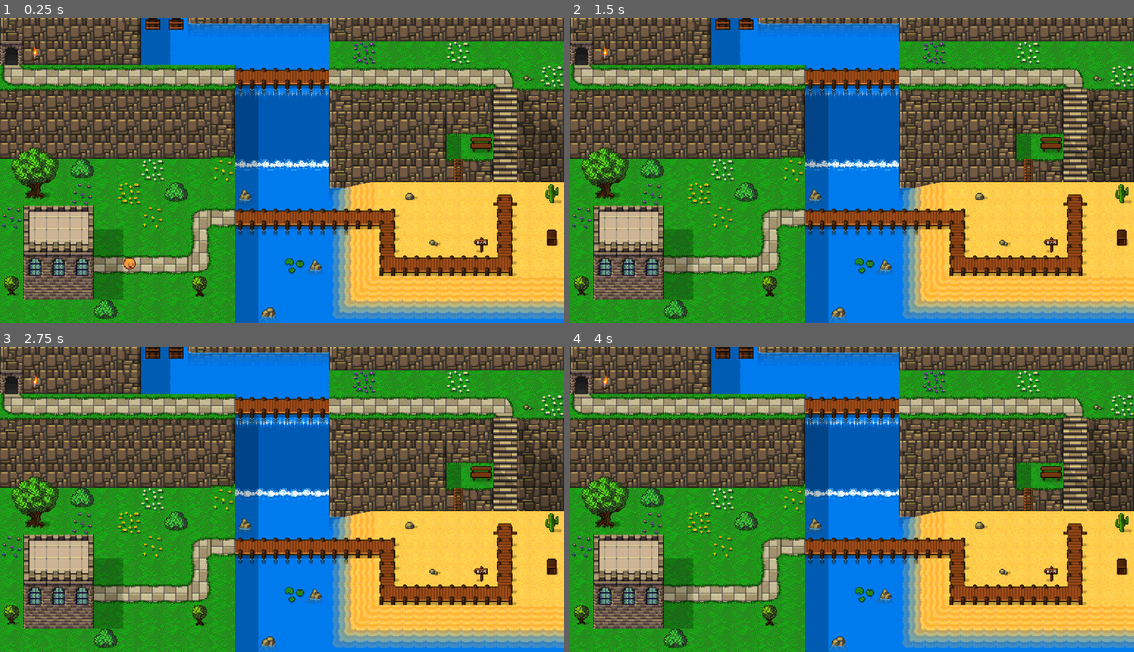
Above: before the commit, frames 1-4 (two rows, left to right).
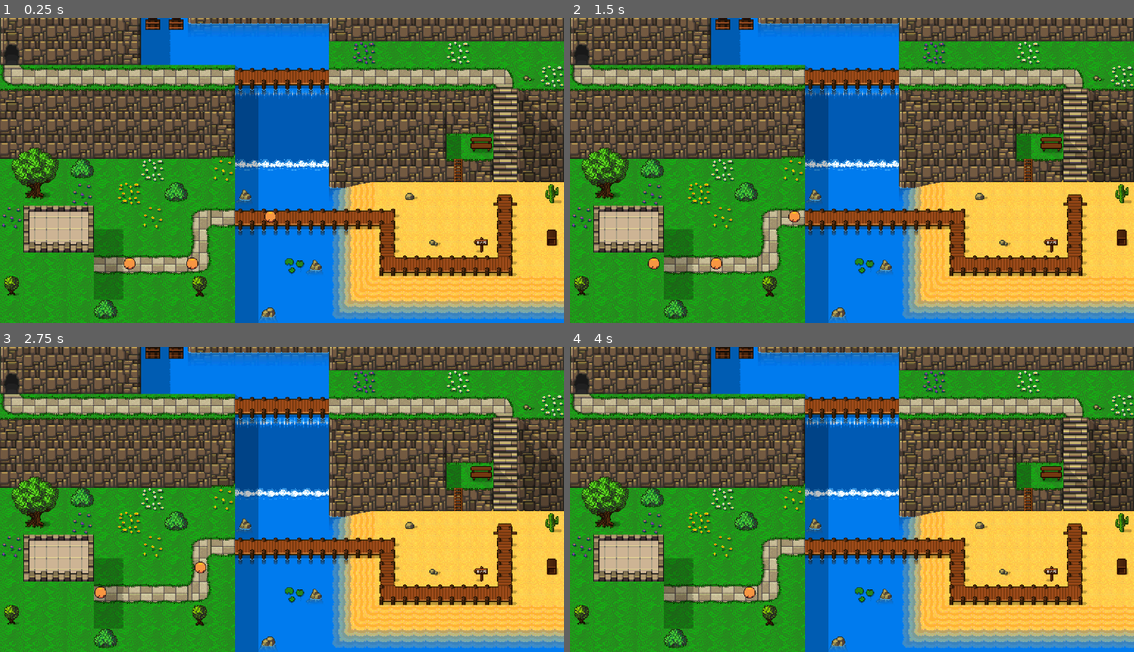
Above: after the commit, the same moments.

Repository: RoboFox031/Citadel-Clash
Game: Godot game, scene res://Scenes/level_1.tscn
Two runs of this game, one before a commit and one after it. Both use one fixed random seed, a clock stepped at 60 frames per second and the inputs below.
Inputs:
- Up to frame 1 (0.25 s): no input
- Up to frame 2 (1.5 s): no input
- Up to frame 3 (2.75 s): no input
- Up to frame 4 (4 s): no input

The runs differ from the first frame. In frame 1, 2.2% of the frame differs, in the area x 0-49%, y 7-93%; in frame 2, 2.2%; in frame 3, 2.2%, in the area x 0-37%, y 7-93%; in frame 4, 2.2%.

Commit message:
Finished Enemy Objective

Diff:
--- a/Scenes/level_1.tscn
+++ b/Scenes/level_1.tscn
@@ -1061,6 +1061,7 @@
 tile_set = SubResource("TileSet_htfnq")
 
 [node name="foreground" type="TileMapLayer" parent="Map"]
+visible = false
 z_index = 1
 y_sort_enabled = true
 tile_map_data = PackedByteArray("AAD+/wYAAAAkAAQAAAD//wUAAAApABMAAAD//wYAAAAlAAQAAAAAAAUAAAAqABMAAAAAAAYAAAAmAAQAAAD+/wUAAAAoABMAAAD+//z/AAAgABUAAAD9//z/AAAvAAUAAAD9//v/AAAAAAwAAAA=")
@@ -1070,12 +1071,22 @@
 position = Vector2(288, 48)
 zoom = Vector2(1.5, 1.5)
 
-[node name="Path2D" type="Path2D" parent="."]
+[node name="mainPath" type="Path2D" parent="."]
 curve = SubResource("Curve2D_uug4a")
 
-[node name="weakEnemy" parent="Path2D" instance=ExtResource("2_p4mvo")]
+[node name="weakEnemy" parent="mainPath" instance=ExtResource("2_p4mvo")]
 position = Vector2(93.1502, 184)
 progress = 1617.85
+rotates = false
+
+[node name="weakEnemy2" parent="mainPath" instance=ExtResource("2_p4mvo")]
+position = Vector2(284.599, 120)
+progress = 1362.4
+rotates = false
+
+[node name="weakEnemy3" parent="mainPath" instance=ExtResource("2_p4mvo")]
+position = Vector2(177.125, 182.904)
+progress = 1532.7
 rotates = false
 
 [node name="TurnControllersAll" type="Node2D" parent="."]
--- a/Scenes/weak_enemy.tscn
+++ b/Scenes/weak_enemy.tscn
@@ -91,7 +91,7 @@
 sprite_frames = SubResource("SpriteFrames_erwhg")
 animation = &"Down"
 autoplay = "Down"
-frame_progress = 0.0857758
+frame_progress = 0.776049
 flip_h = true
 
 [node name="CollisionShape2D" type="CollisionShape2D" parent="Enemy"]
--- a/Scripts/enemy_objective.gd
+++ b/Scripts/enemy_objective.gd
@@ -1,12 +1,14 @@
 extends Area2D
+
+@onready var main_path: Path2D = $"../mainPath"
 
 func _on_body_entered(body: Node2D) -> void:
 	if(body.name == "Enemy"):
 		#life losing goes here
-		print(body.get_parent().get_child_count())
-		if(body.get_parent().get_child_count()==0):
-			print("All Enemies Defeated")
 		body.get_parent().queue_free()
 		#deletes the enemy from the scene
 		print("Enemy has made it!")
-		print(body.get_parent().get_children())
+		#For whatever reason, it deletes the enemy after the if,
+		#so instead of adding delay, it just chcks for <= 1 enemy
+		if(main_path.get_child_count()<=1):
+			print("All Enemies Defeated")
